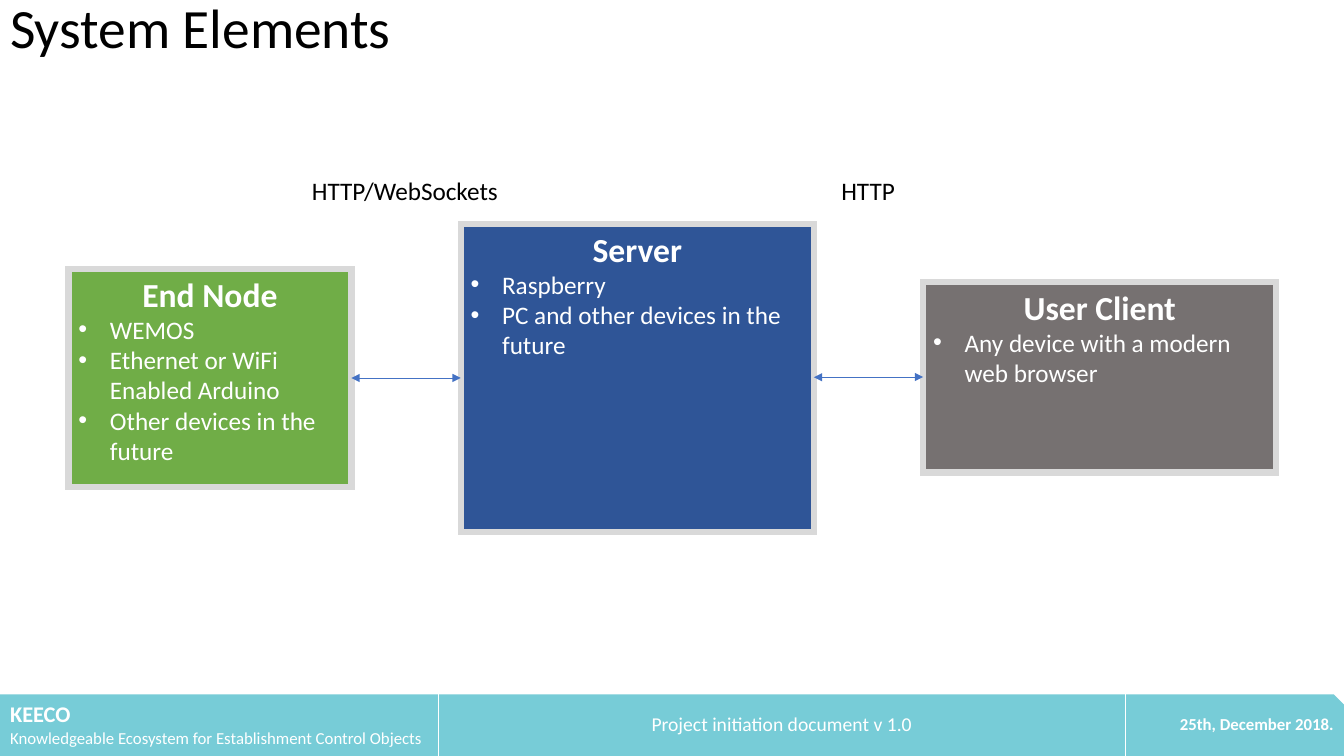
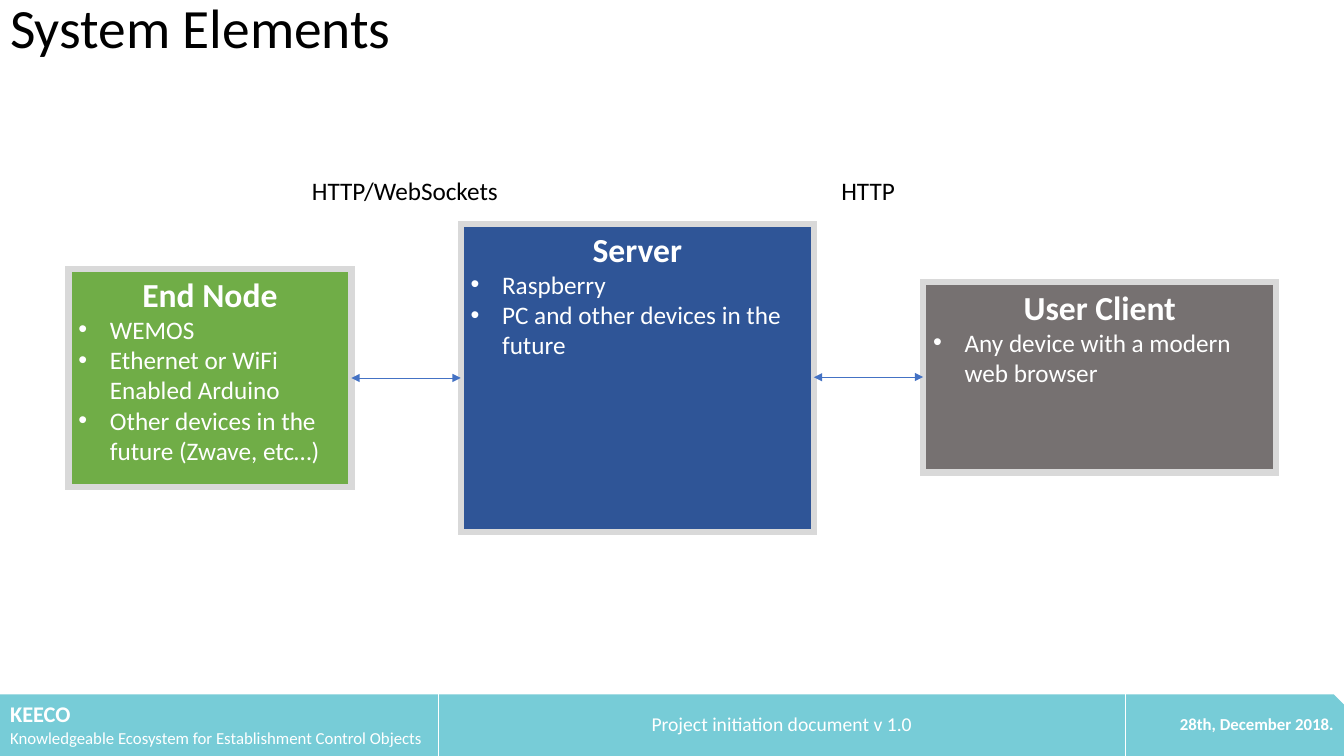
Before and after one commit to litechniks/KEECO, a slide deck: slide 4 of docs/20181225_KEECO_ProjectInit.pptx. Drawn at 1344x756 pixels with LibreOffice and Linux fonts; fonts in the diff are those of the drawing. Boxes give left, top, right and bottom in pixels: in the first picture for what was removed or moved away, otherwise in the second. Text is boxed around its words. In the diff, an @@ line names an element or a change of style, - is before the commit and + after.

```diff
--- a/docs/20181225_KEECO_ProjectInit.pptx
+++ b/docs/20181225_KEECO_ProjectInit.pptx
@@ text in rectangle at [110, 412, 319, 464]: text changed @@
-• Other devices in the future
+• Other devices in the future (Zwave, etc…)
@@ table at [0, 695, 1344, 756] @@
-row 1, column 3: 25th, December 2018.
+row 1, column 3: 28th, December 2018.
```
Also in this commit, not shown: 6 other slides changed, 5 slides added.
